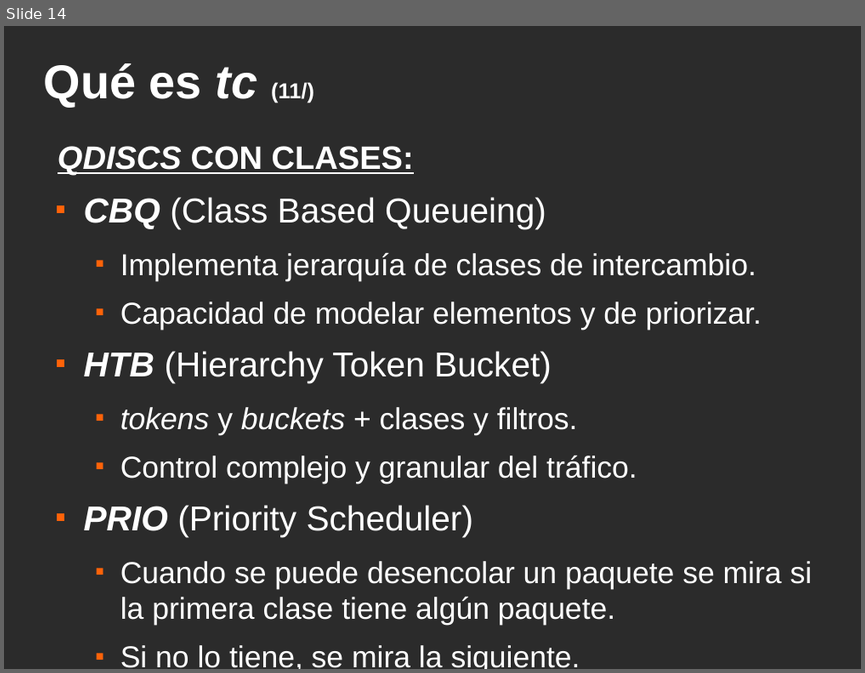
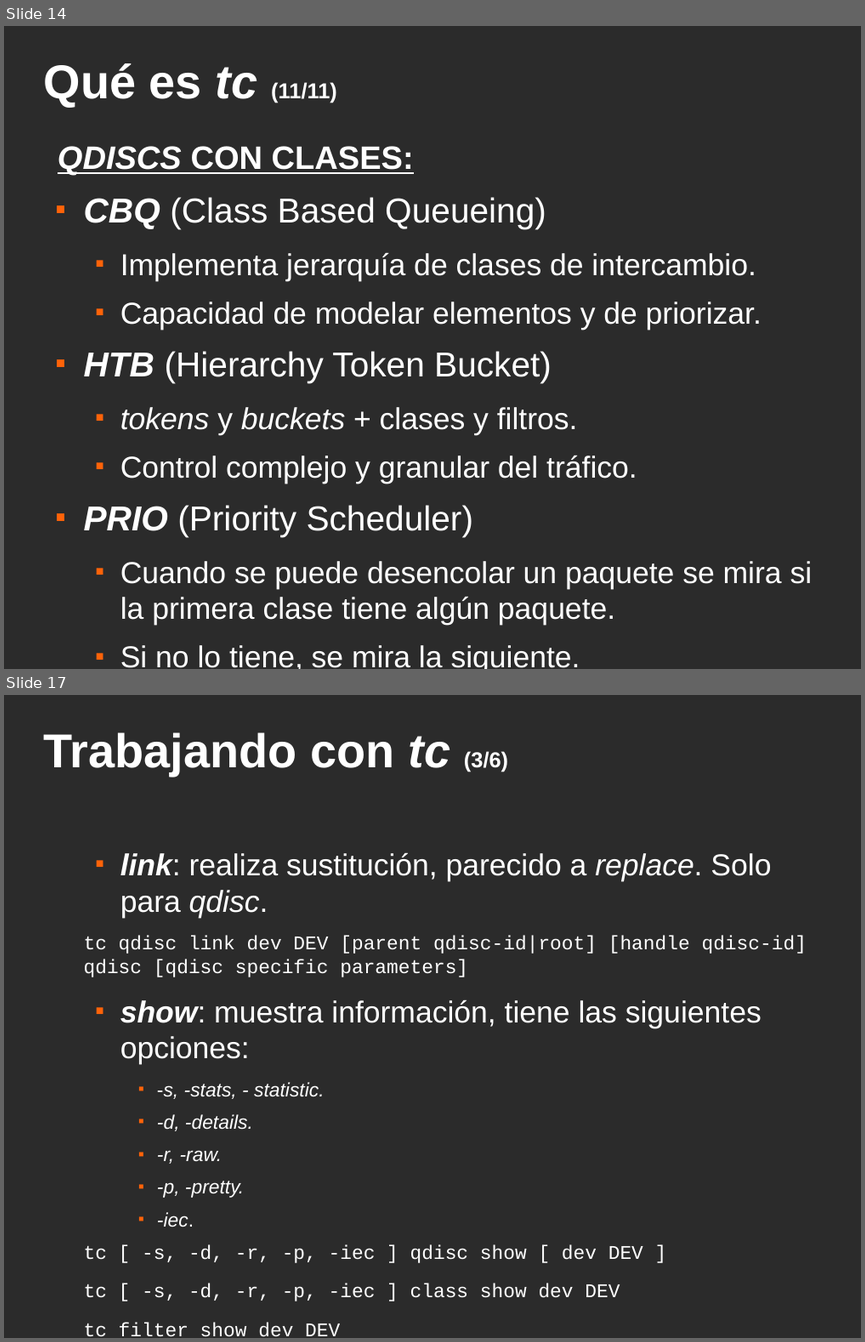
Before and after one commit to srug86/trabajos5oesi.pirs, a slide deck: present/slices.odp. Shown one above the other, each under a label of ours: slide 14 before the commit, slides 14 and 17 after it; the slides between them are not shown. The pictures are 865x673 and 865x1342 pixels, drawn with LibreOffice and Linux fonts; fonts in the diff are those of the drawing; background and template pictures are left out; a plain dark background stands for a picture behind light text. Boxes give left, top, right and bottom in pixels: in the first picture for what was removed or moved away, otherwise in the second. Text is boxed around its words. In the diff, an @@ line names an element or a change of style, - is before the commit and + after.

```diff
--- a/present/slices.odp
+++ b/present/slices.odp
@@ slide 17 added at bbox=[4, 695, 861, 1338], background picture (left out) @@
@@ title added at bbox=[44, 732, 508, 776], 44 pt, text #FFFFFF, bold @@
+Trabajando con tc (3/6)
@@ text added at bbox=[84, 852, 806, 1301], 18 pt, text #FFFFFF @@
+  ■ link: realiza sustitución, parecido a replace. Solo para qdisc.
+tc qdisc link dev DEV [parent qdisc-id|root] [handle qdisc-id] qdisc [qdisc specific parameters]
+  ■ show: muestra información, tiene las siguientes opciones:
+    ■ -s, -stats, - statistic.
+    ■ -d, -details.
+    ■ -r, -raw.
+    ■ -p, -pretty.
+    ■ -iec.
+tc [ -s, -d, -r, -p, -iec ] qdisc show [ dev DEV ]
+tc [ -s, -d, -r, -p, -iec ] class show dev DEV
+tc filter show dev DEV
@@ slide 14 changed as well @@
@@ title at bbox=[44, 63, 337, 107]: text changed @@
-Qué es tc (11/)
+Qué es tc (11/11)
```
Also in this commit, not shown: 10 other slides changed, 7 other slides added, 1 other file.
